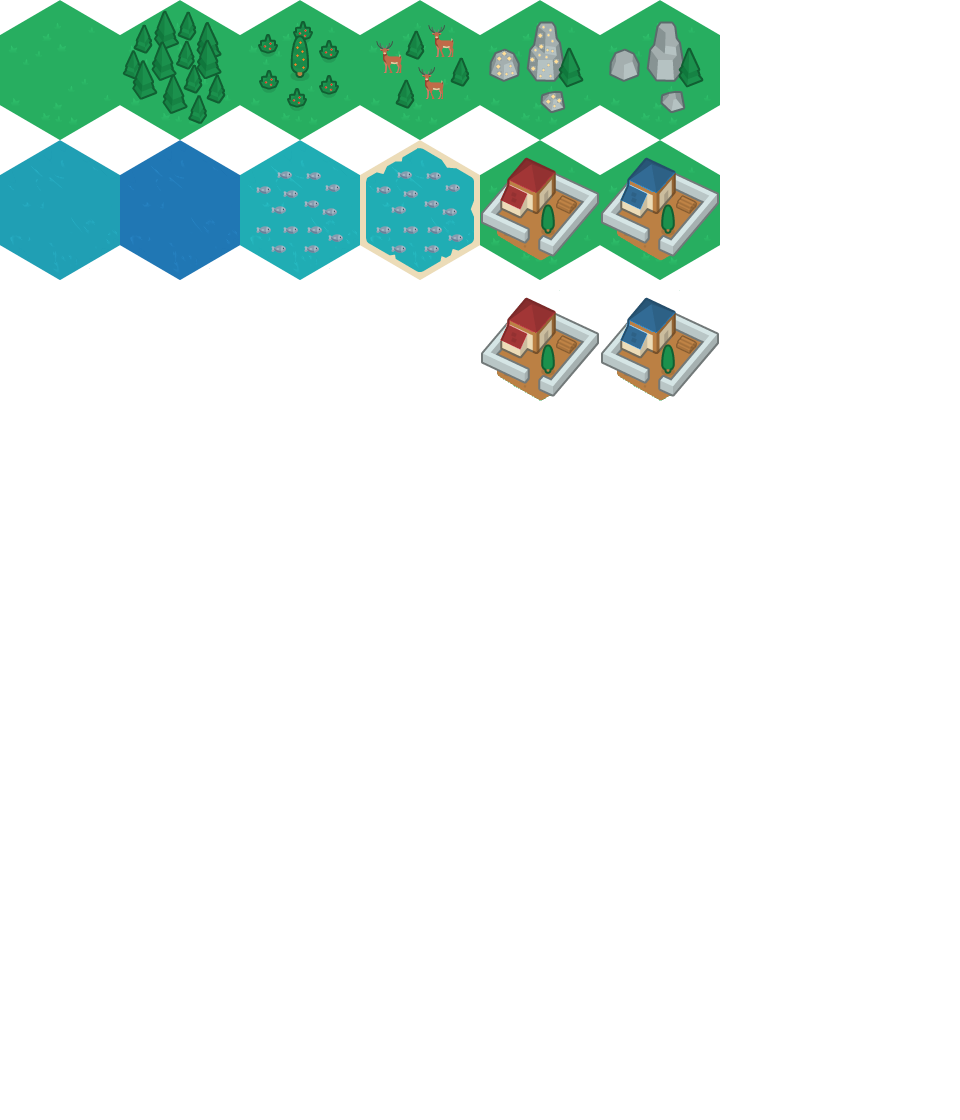
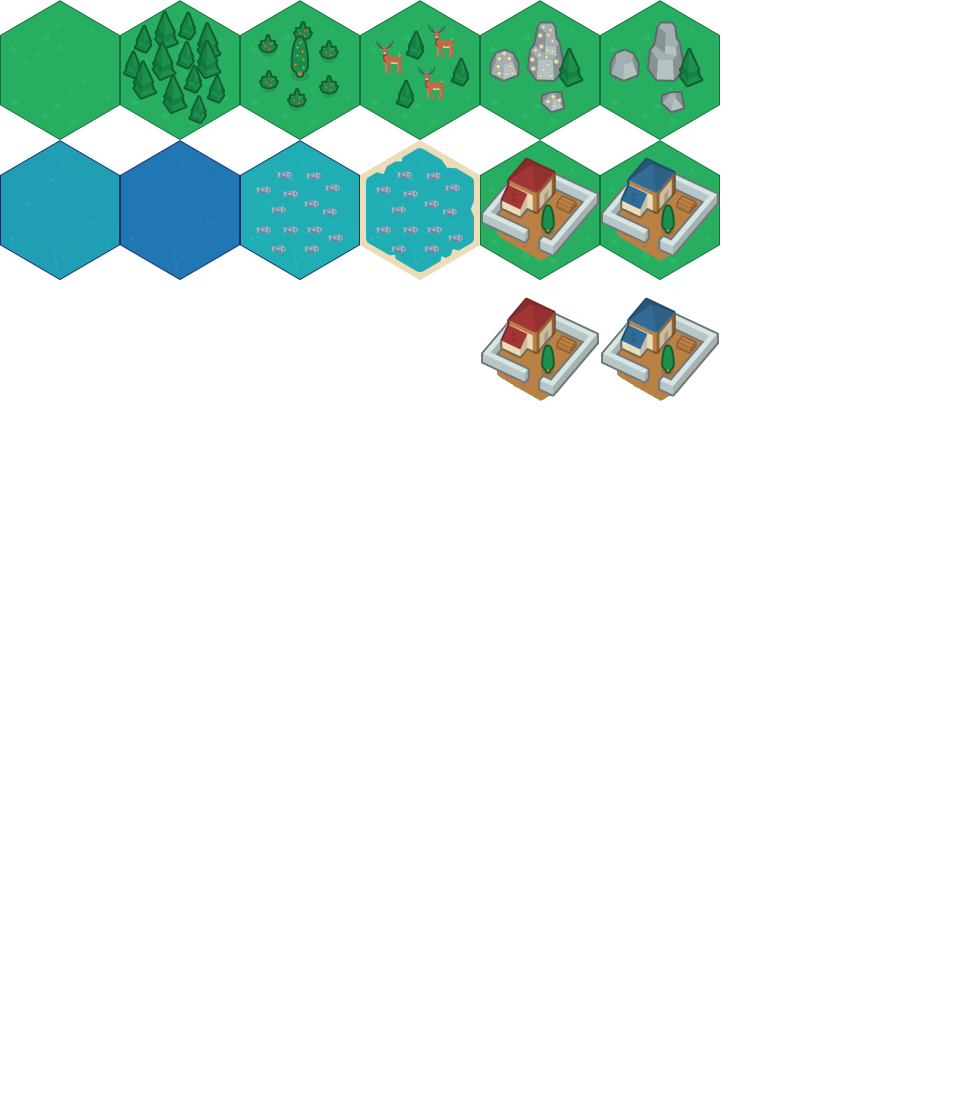
Revision of a layered 960x1120 image; what changed, layer by layer:
pixels changed over box(0, 0, 720, 280) (layer not identified)
